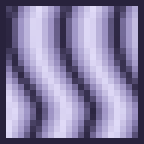
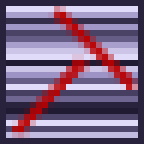
The second w=144, h=144 image is a revision of the first. Changes to its layers:
hid "Drift" over box(6, 6, 138, 138)
added layer "Lines" above "Line level" over box(12, 6, 138, 138)
showed "Line level" over box(6, 12, 138, 138)
